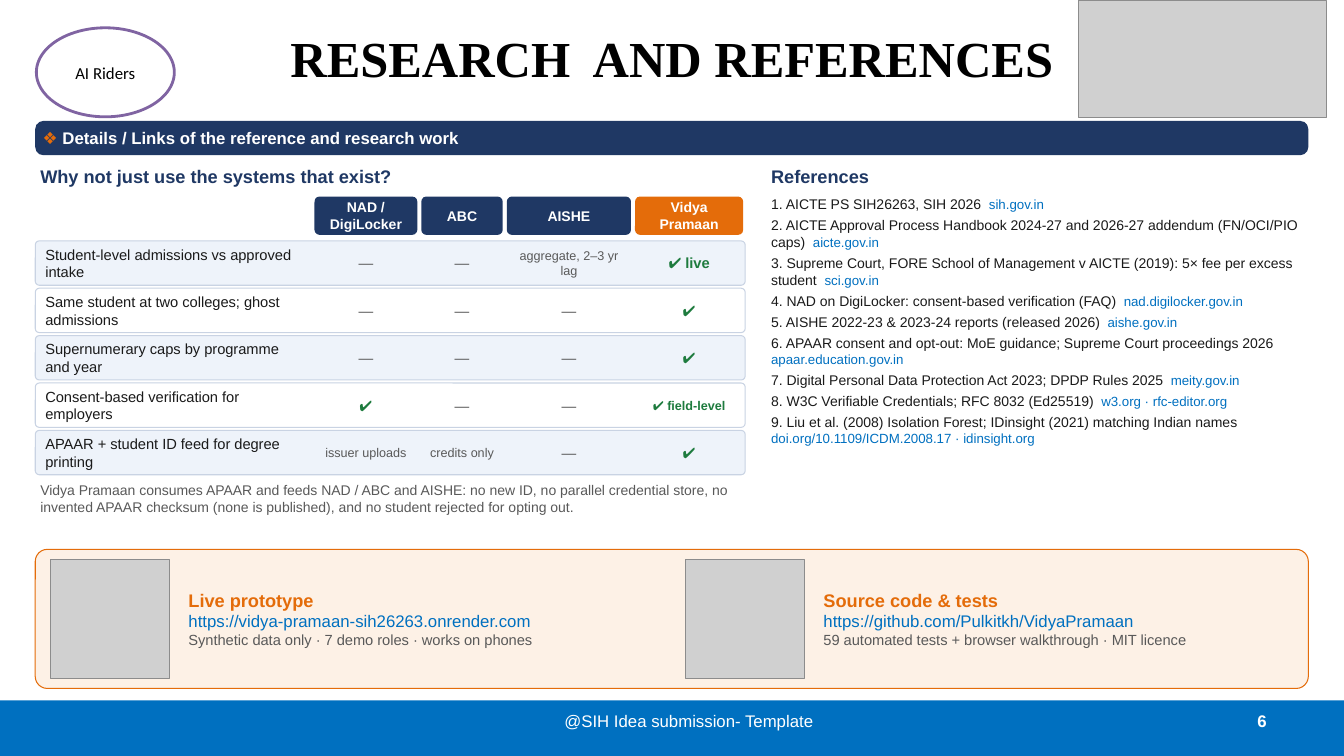
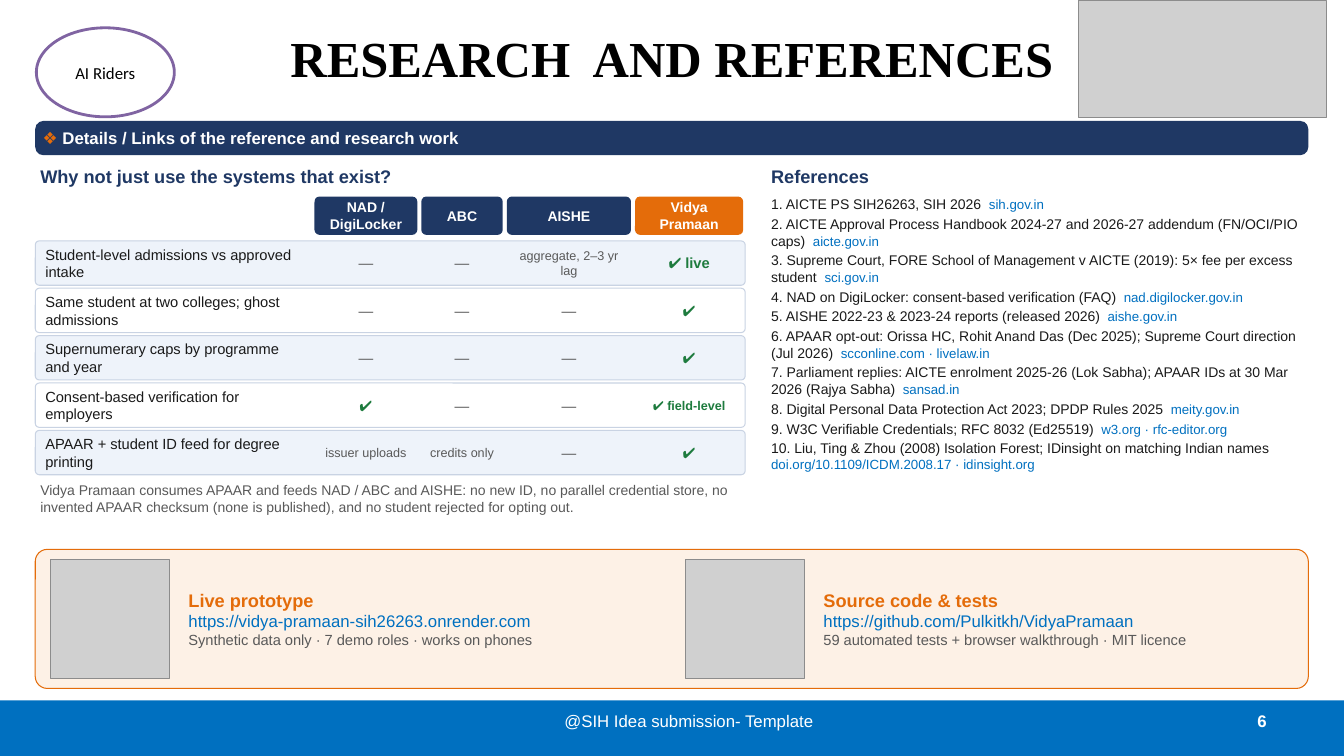
Before and after one commit to Pulkitkh/VidyaPramaan, a slide deck: slide 6 of ppt/SIH26263_AI_Riders_Idea.pptx. Drawn at 1344x756 pixels with LibreOffice and Linux fonts; fonts in the diff are those of the drawing; grey boxes stand for pictures. Boxes give left, top, right and bottom in pixels: in the first picture for what was removed or moved away, otherwise in the second. Text is boxed around its words. In the diff, an @@ line names an element or a change of style, - is before the commit and + after.

```diff
--- a/ppt/SIH26263_AI_Riders_Idea.pptx
+++ b/ppt/SIH26263_AI_Riders_Idea.pptx
@@ text at <box>771,199,1298,324</box>: less space between paragraphs @@
@@ text at <box>771,331,1296,472</box>: text changed @@
-6. APAAR consent and opt-out: MoE guidance; Supreme Court proceedings 2026 apaar.education.gov.in
-7. Digital Personal Data Protection Act 2023; DPDP Rules 2025 meity.gov.in
-8. W3C Verifiable Credentials; RFC 8032 (Ed25519) w3.org · rfc-editor.org
-9. Liu et al. (2008) Isolation Forest; IDinsight (2021) matching Indian names doi.org/10.1109/ICDM.2008.17 · idinsight.org
+6. APAAR opt-out: Orissa HC, Rohit Anand Das (Dec 2025); Supreme Court direction (Jul 2026) scconline.com · livelaw.in
+7. Parliament replies: AICTE enrolment 2025-26 (Lok Sabha); APAAR IDs at 30 Mar 2026 (Rajya Sabha) sansad.in
+8. Digital Personal Data Protection Act 2023; DPDP Rules 2025 meity.gov.in
+9. W3C Verifiable Credentials; RFC 8032 (Ed25519) w3.org · rfc-editor.org
+10. Liu, Ting & Zhou (2008) Isolation Forest; IDinsight on matching Indian names doi.org/10.1109/ICDM.2008.17 · idinsight.org
```
Also in this commit, not shown: 3 other slides changed, 3 other files.
